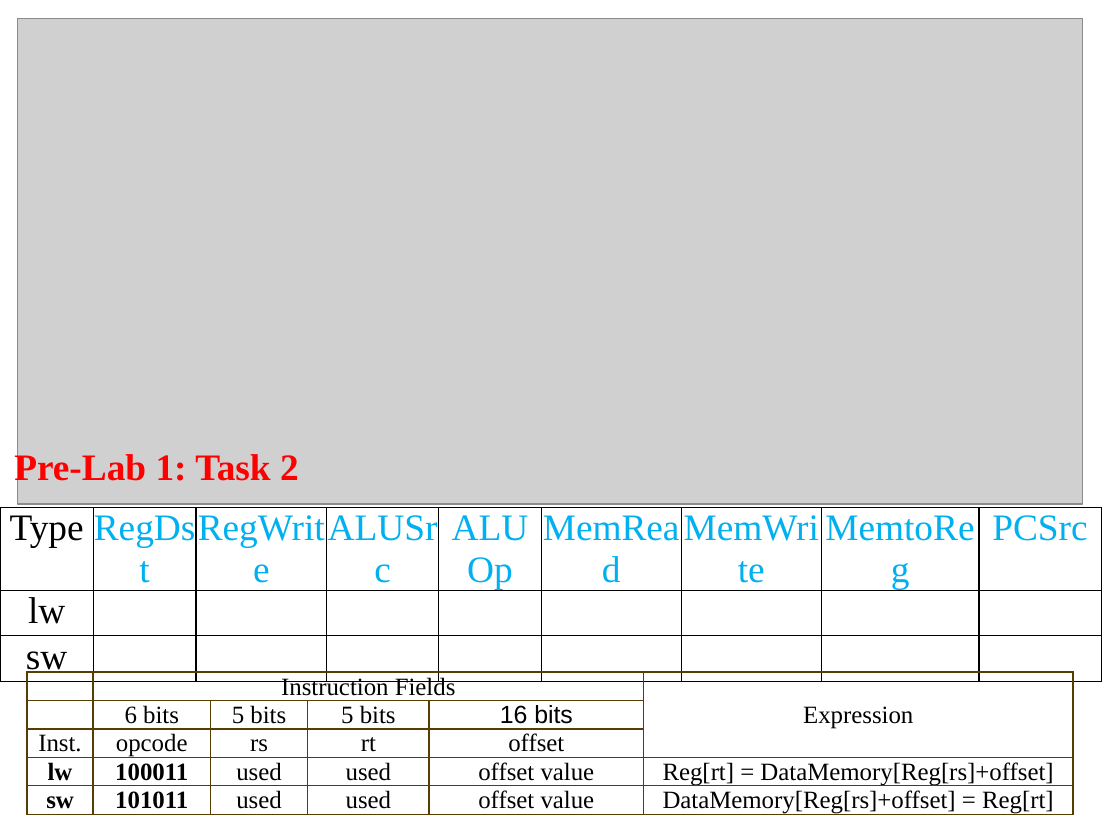
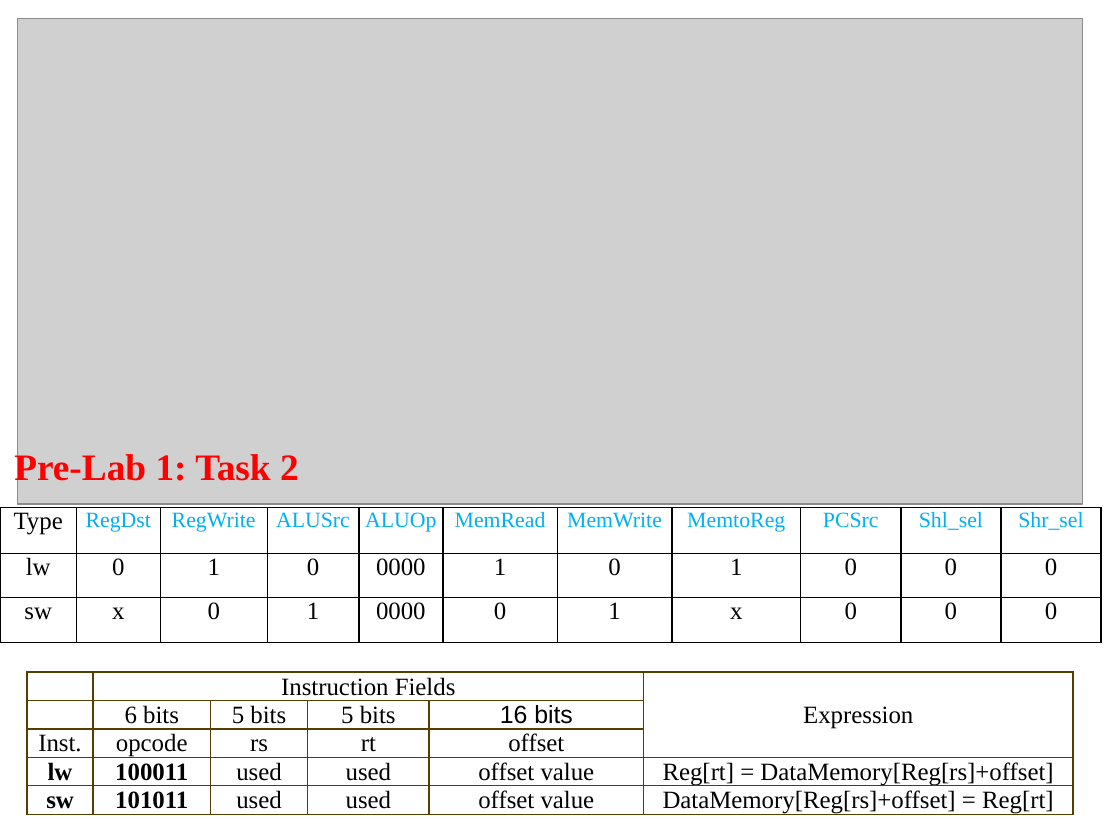
Before and after one commit to ShengruiZhang/DigLogic, a slide deck: slide 4 of lab_5/p2/single_cycle_datapath_Task2.pptx. Drawn at 1120x840 pixels with LibreOffice and Linux fonts; fonts in the diff are those of the drawing; grey boxes stand for pictures. Boxes give left, top, right and bottom in pixels: in the first picture for what was removed or moved away, otherwise in the second. Text is boxed around its words. In the diff, an @@ line names an element or a change of style, - is before the commit and + after.

```diff
--- a/lab_5/p2/single_cycle_datapath_Task2.pptx
+++ b/lab_5/p2/single_cycle_datapath_Task2.pptx
@@ table at <box>0,507,1099,643</box> @@
-column 2: RegDst |  | 
-column 3: RegWrite |  | 
-column 4: ALUSrc |  | 
-column 5: ALUOp |  | 
-column 6: MemRead |  | 
-column 7: MemWrite |  | 
-column 8: MemtoReg |  | 
-column 9: PCSrc |  | 
+column 2: RegDst | 0 | x
+column 3: RegWrite | 1 | 0
+column 4: ALUSrc | 0 | 1
+column 5: ALUOp | 0000 | 0000
+column 6: MemRead | 1 | 0
+column 7: MemWrite | 0 | 1
+column 8: MemtoReg | 1 | x
+column 9: PCSrc | 0 | 0
+column 10: Shl_sel | 0 | 0
+column 11: Shr_sel | 0 | 0
```
Also in this commit, not shown: 2 other slides changed, 19 other files.
